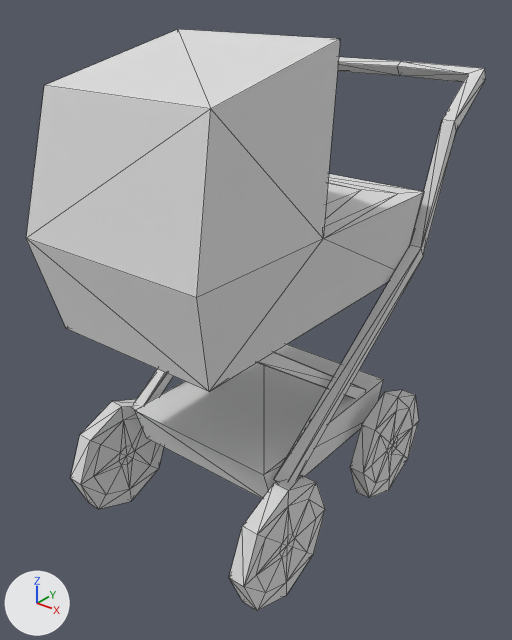
The glTF model public/models/baby-carriage.glb: old version first, new version second.
Before and after are seen from a camera (50 mm lens) standing at (1.001, -1.248, 1.319) and looking at (-0.026, 0.035, 0.523). Lighting does not change. The marker at lower left points along +X, +Y and +Z. Mesh edges are drawn as thin lines. Where no turn or scale is listed for an object, it has been applied to the vertices.

The first picture shows 'baby-carriage'.
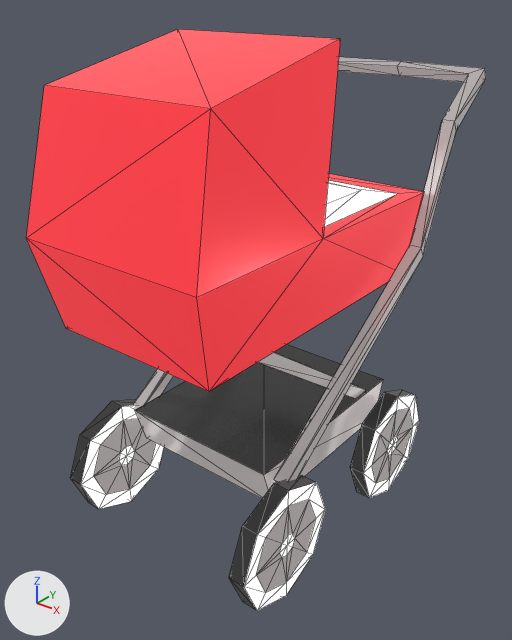
Patch to the scene script:
```diff
--- a/public/models/baby-carriage.glb.py
+++ b/public/models/baby-carriage.glb.py
@@ img_base @@
+img_base = load_image('base', '_unpacked/base', 1024, 1024, 'sRGB')
@@ mat_lowpoly_colors_001 @@
+mat_lowpoly_colors_001 = bpy.data.materials.new('LOWPOLY-COLORS.001')
+# uses the picture img_base
@@ me_baby_carriage @@
 me_baby_carriage.from_pydata(...)  # 324 vertices, 600 faces; spans x -0.289..0.289, y -0.456..0.671, z 0.0..1.21
-me_baby_carriage.materials.append(mat_lowpoly_colors)  # white #e7e7e7
+me_baby_carriage.materials.append(mat_lowpoly_colors_001)
```

Changed parts and their boxes [x1, y1, x2, y2] in the pictures (512 x 640 px):
'baby-carriage', recoloured
    both: [26, 29, 485, 611]
